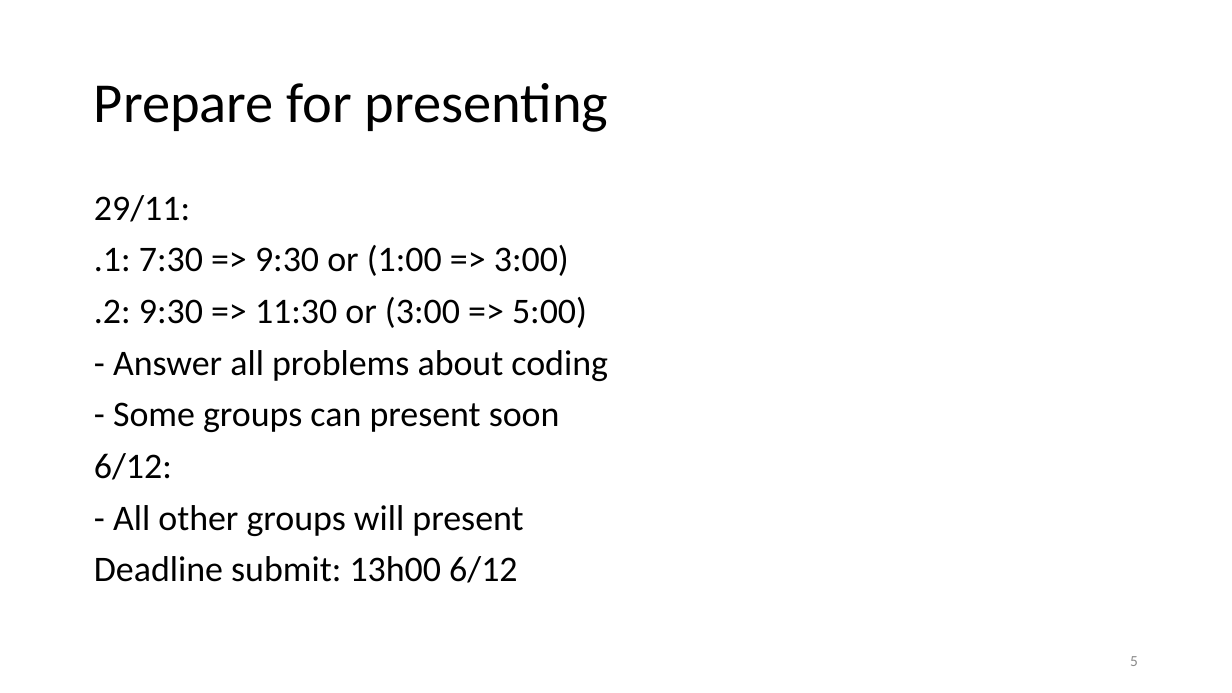
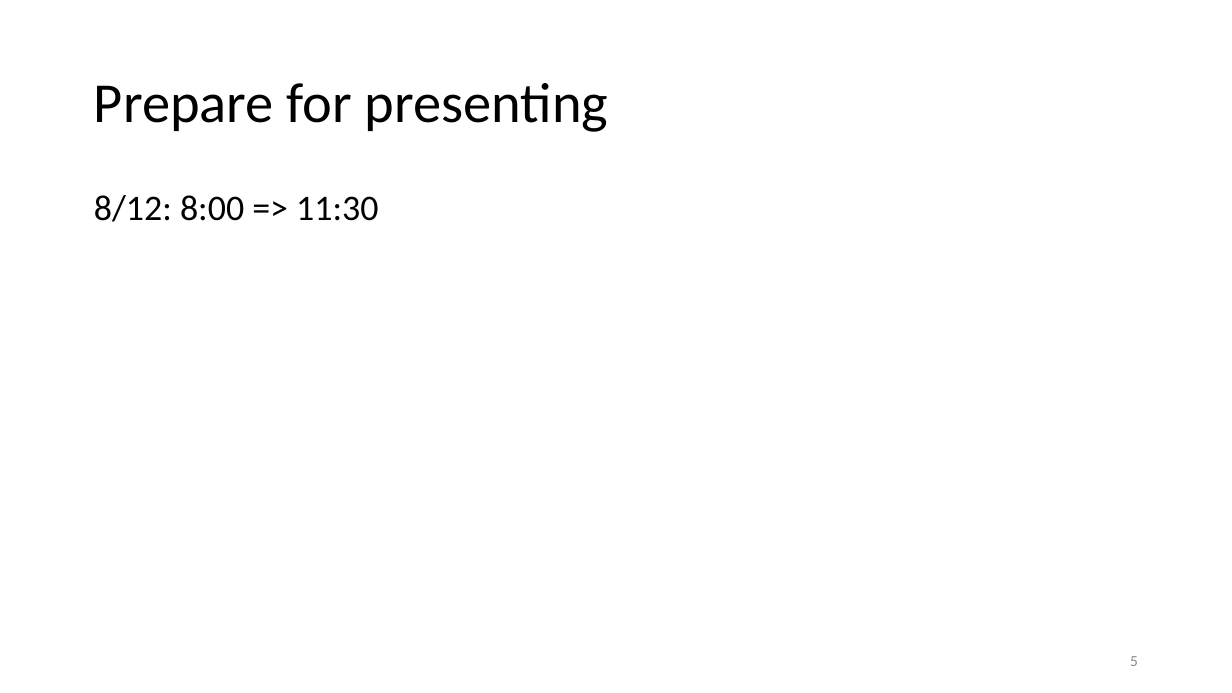
Before and after one commit to vutuanhai237/CourseMaterials, a slide deck: slide 5 of CS4273-Introduce to Software Engineering/Slides/Lab 6. Evaluation.pptx. Drawn at 1232x693 pixels with LibreOffice and Linux fonts; fonts in the diff are those of the drawing. Boxes give left, top, right and bottom in pixels: in the first picture for what was removed or moved away, otherwise in the second. Text is boxed around its words. In the diff, an @@ line names an element or a change of style, - is before the commit and + after.

```diff
--- a/CS4273-Introduce to Software Engineering/Slides/Lab 6. Evaluation.pptx
+++ b/CS4273-Introduce to Software Engineering/Slides/Lab 6. Evaluation.pptx
@@ text at [94,195,378,222]: text changed @@
-29/11:
-.1: 7:30 => 9:30 or (1:00 => 3:00)
-.2: 9:30 => 11:30 or (3:00 => 5:00)
-- Answer all problems about coding
-- Some groups can present soon
-6/12:
-- All other groups will present
-Deadline submit: 13h00 6/12
+8/12: 8:00 => 11:30
```
Also in this commit, not shown: 2 other slides changed, 32 other files.
